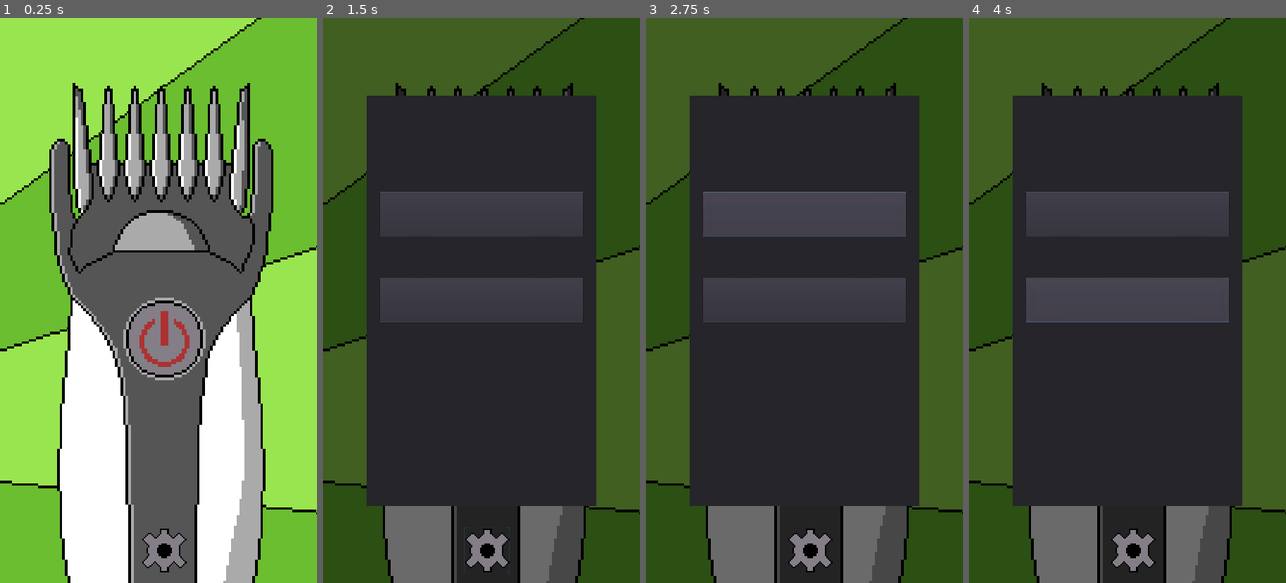
Above: before the commit, frames 1-4 (left to right).
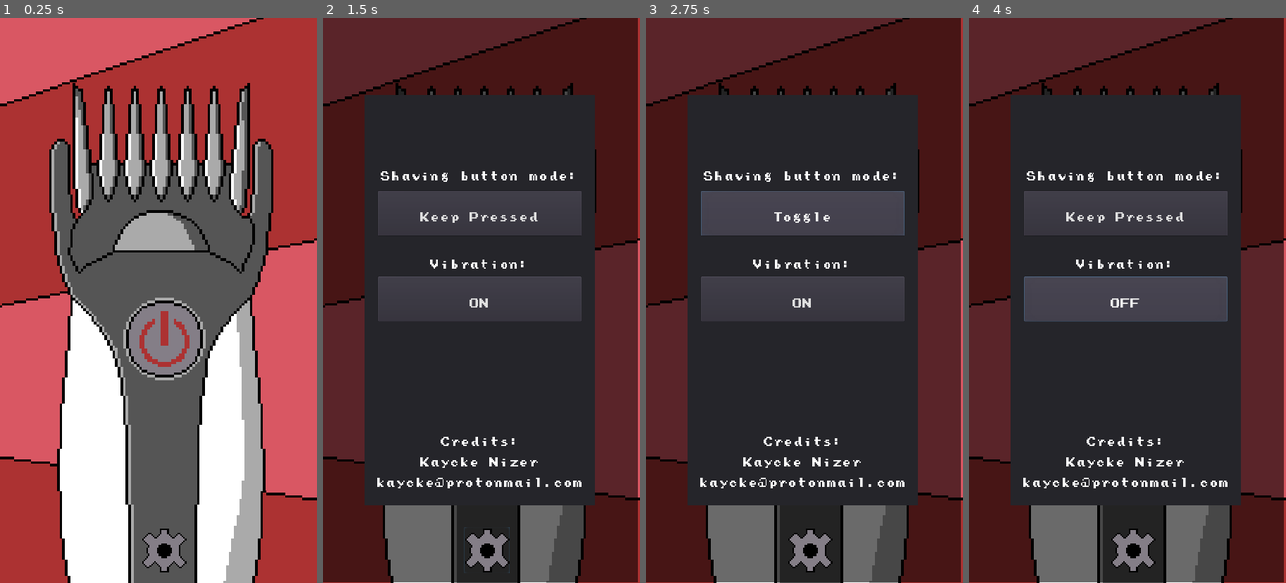
Above: after the commit, the same moments.

Repository: KayckeNizer/Open-virtual-shaver
Game: Godot game, scene res://ActiveApplication.tscn
Two runs of this game, one before a commit and one after it. Both use one fixed random seed, a clock stepped at 60 frames per second and the inputs below.
Inputs (mouse positions are in pixels of both pictures, inside the frame that each line leads up to):
- Up to frame 1 (0.25 s): no input
- Up to frame 2 (1.5 s): tap Enter at 0.5 s; click (487, 549) at 1.25 s
- Up to frame 3 (2.75 s): click "Keep Pressed" at 2 s
- Up to frame 4 (4 s): click "Toggle" at 2.75 s; click "ON" at 3.5 s

The runs differ from the first frame. In frame 1, 48% of the frame differs, in the area x 0-100%, y 0-100%; in frame 2, 41%; in frame 3, 41%; in frame 4, 41%.
Error before the commit: Parse Error: Can't preload resource at path: res://Assets/buttonon.png (res://Assets/Scripts/turn_on.gd:29)
Error after the commit: Invalid set index 'visible' (on base: 'null instance') with value of type 'bool'. (res://Assets/Scripts/Button_Settings.gd:12)

Commit message:
modified:   Assets/Scripts/turn_on.gd

Diff:
--- a/ActiveApplication.tscn
+++ b/ActiveApplication.tscn
@@ -80,7 +80,7 @@
 scale = Vector2( 9, 9 )
 texture = ExtResource( 2 )
 
-[node name="TouchScreenButton" type="TouchScreenButton" parent="."]
+[node name="Touch_button_on_off" type="TouchScreenButton" parent="."]
 position = Vector2( -119, -17 )
 scale = Vector2( 9.03226, 9.03226 )
 normal = ExtResource( 9 )
@@ -93,10 +93,10 @@
 anchor_top = 0.5
 anchor_right = 0.5
 anchor_bottom = 0.5
-margin_left = 1.0
-margin_top = -7.0
-margin_right = 1.0
-margin_bottom = -7.0
+margin_left = -5.0
+margin_top = -10.0
+margin_right = -5.0
+margin_bottom = -10.0
 
 [node name="Button_Settings" type="Button" parent="."]
 anchor_left = 0.5
@@ -118,6 +118,6 @@
 scale = Vector2( 5, 5 )
 texture = ExtResource( 6 )
 
-[connection signal="pressed" from="TouchScreenButton" to="TouchScreenButton" method="_on_TouchScreenButton_pressed"]
-[connection signal="released" from="TouchScreenButton" to="TouchScreenButton" method="_on_TouchScreenButton_released"]
+[connection signal="pressed" from="Touch_button_on_off" to="Touch_button_on_off" method="_on_TouchScreenButton_pressed"]
+[connection signal="released" from="Touch_button_on_off" to="Touch_button_on_off" method="_on_TouchScreenButton_released"]
 [connection signal="pressed" from="Button_Settings" to="Button_Settings" method="_on_Button_Settings_pressed"]
--- a/Assets/Fonts/Dynamicfont_body.tres
+++ b/Assets/Fonts/Dynamicfont_body.tres
@@ -1,9 +1,8 @@
 [gd_resource type="DynamicFont" load_steps=2 format=2]
 
-[sub_resource type="DynamicFontData" id=1]
-font_path = "res://Fonts/prstart.ttf"
+[ext_resource path="res://Assets/Fonts/prstart.ttf" type="DynamicFontData" id=1]
 
 [resource]
 size = 35
 extra_spacing_top = 30
-font_data = SubResource( 1 )
+font_data = ExtResource( 1 )
--- a/Assets/Scripts/turn_on.gd
+++ b/Assets/Scripts/turn_on.gd
@@ -26,8 +26,8 @@
 			if get_parent().get_node("Settings_Menu").turn_vib_on:
 				Input.vibrate_handheld(500)
 
-			self.normal = preload("res://Assets/buttonon.png")
-			self.pressed = preload("res://Assets/buttonoff.png")
+			self.normal = preload("res://Assets/Sprites/buttonon.png")
+			self.pressed = preload("res://Assets/Sprites/buttonoff.png")
 
 			pressed_button = true
 			shaving = true
@@ -36,8 +36,8 @@
 			get_parent().get_node("background/shaver_audio").stop()
 			get_parent().get_node("background/animation_on").play("turn_off")
 
-			self.normal = preload("res://Assets/buttonoff.png")
-			self.pressed = preload("res://Assets/buttonon.png")
+			self.normal = preload("res://Assets/Sprites/buttonoff.png")
+			self.pressed = preload("res://Assets/Sprites/buttonon.png")
 
 			vib_duration = 0.5
 			pressed_button = false
Not shown, changed: export_presets.cfg
